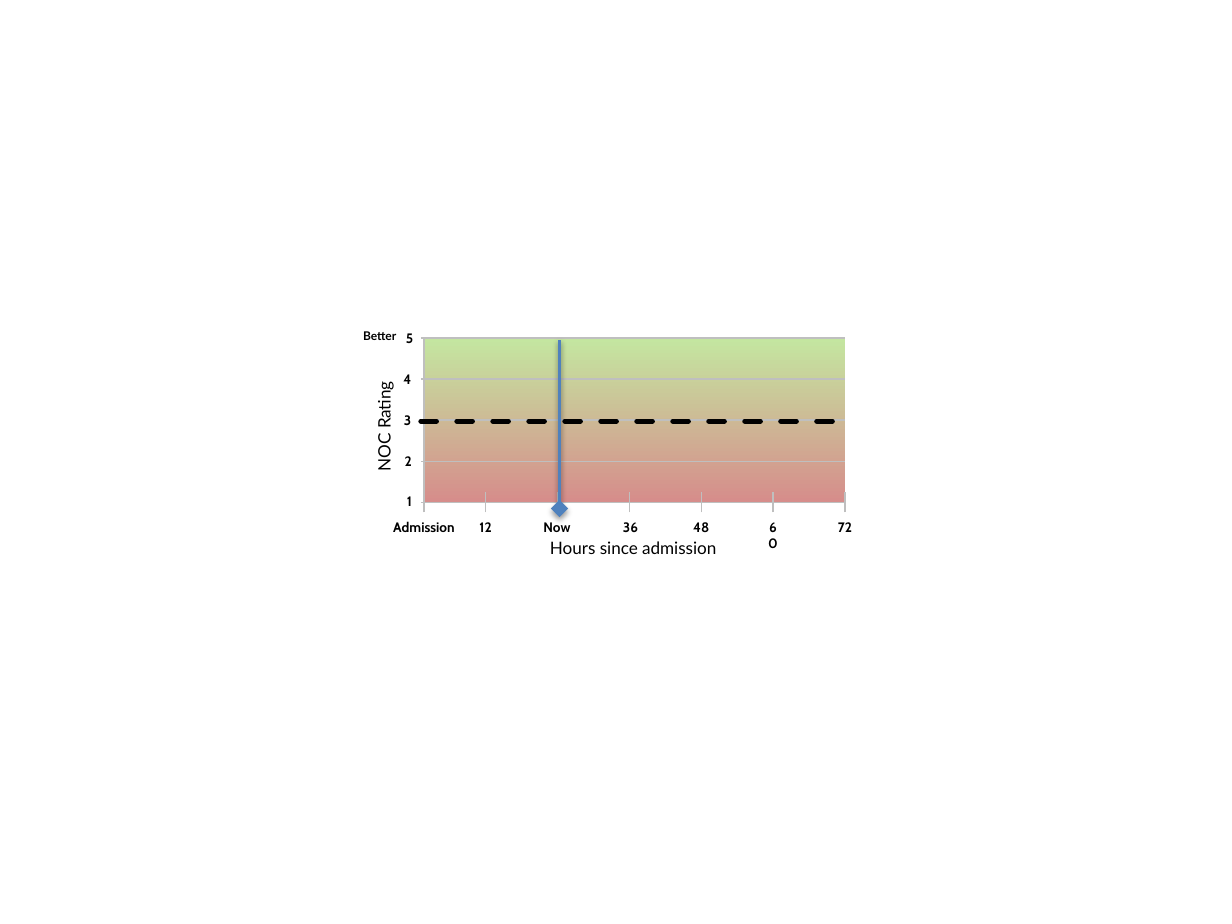
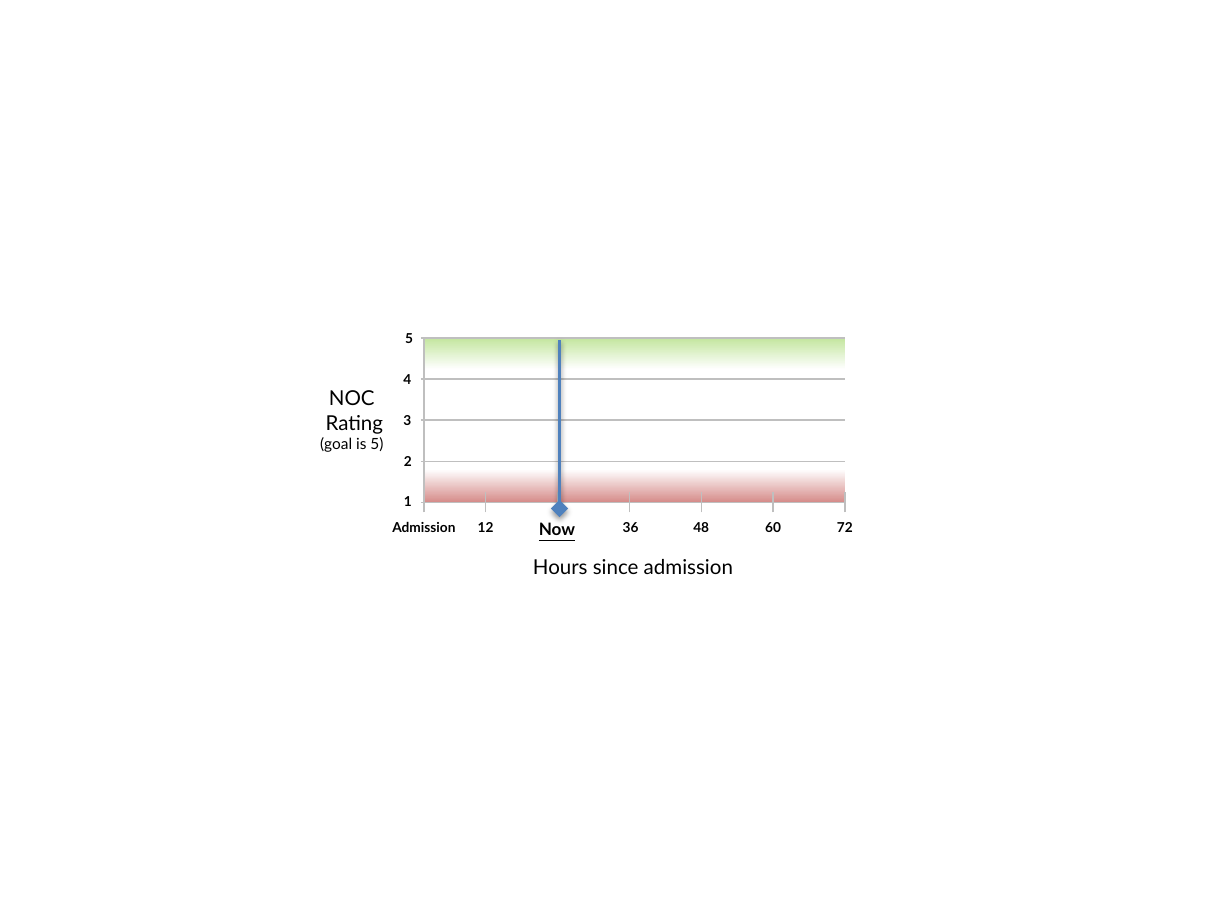
Before and after one commit to kinshukg/febretpository, a slide deck: slide 5 of HANDS/trunk/data/Design.pptx (slide 3 before the commit). Drawn at 1232x924 pixels with LibreOffice and Linux fonts; fonts in the diff are those of the drawing. Boxes give left, top, right and bottom in pixels: in the first picture for what was removed or moved away, otherwise in the second. Text is boxed around its words. In the diff, an @@ line names an element or a change of style, - is before the commit and + after.

```diff
--- a/HANDS/trunk/data/Design.pptx
+++ b/HANDS/trunk/data/Design.pptx
@@ text removed at (363,331,396,340) @@
-Better
@@ rectangle at (424,339,845,503): fill gradient #C4E6A0 to #D68D8B to gradient #C4E6A0 to #FFFFFF to #D68D8B @@
@@ text "NOC" at (320,390,384,452): rotation 270 to 0 degrees @@
@@ text at (320,390,384,452): text changed; size 10 to 12 pt @@
-NOC Rating
+NOC
+Rating
+(goal is 5)
@@ line removed from (421, 421) to (845, 421) @@
@@ text "Now" at (539,522,575,535): size 8 to 10 pt, font Cabin to Lato, underline on @@
@@ font Cabin to Lato in 10 elements at (404,456,412,466), (403,415,411,425), (403,374,411,384), (405,333,413,343), (404,496,412,506), (392,521,455,532), (693,522,709,532), (765,522,781,532), (478,522,494,532), (623,522,639,532) @@
@@ text "Hours since admission": place and size @@
-text "Hours since admission" at (550,541,716,554)
+text "Hours since admission" at (533,559,733,574)
@@ text "Hours since admission" at (533,559,733,574): size 10 to 12 pt @@
```
Also in this commit, not shown: 3 other slides changed, 2 slides added, 16 other files.
